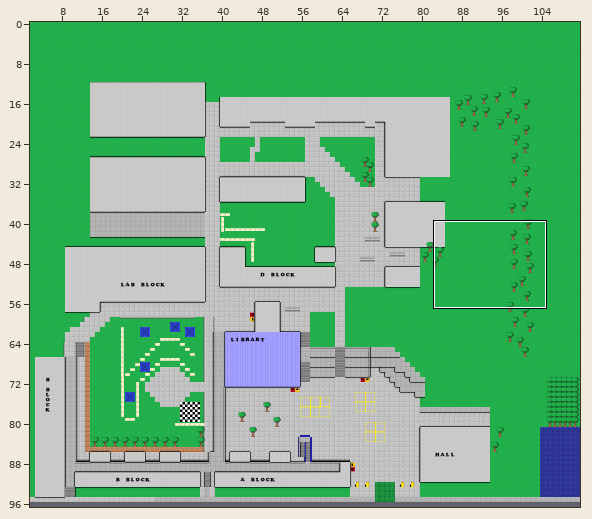
Tiled map, stored at assets/tiles/qhhs map.tmx. The picture above shows the old version from afar; the outline marks the close-up.
Close-up. The starting point:
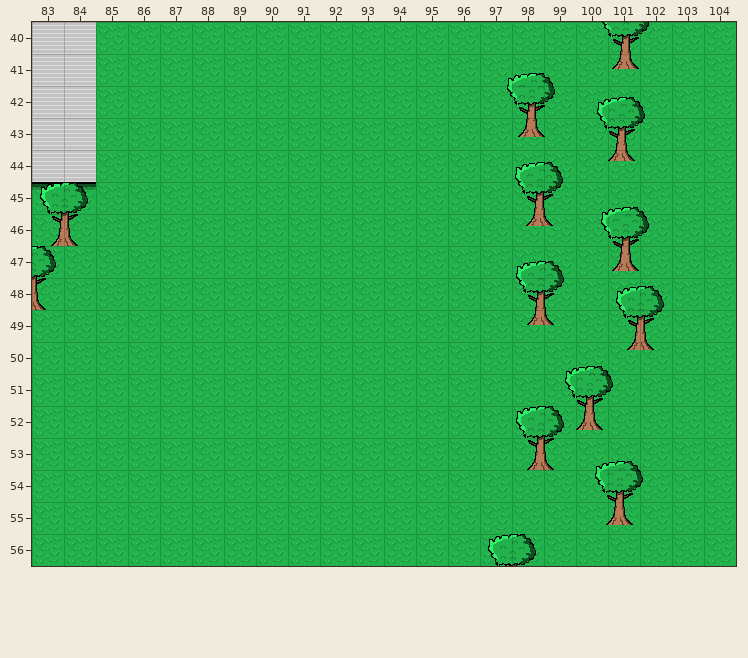
Cells are 32x32 px. Shown: x 83..104, y 40..56. The commit also changed other parts of the map, which this record leaves out.
Once edited:
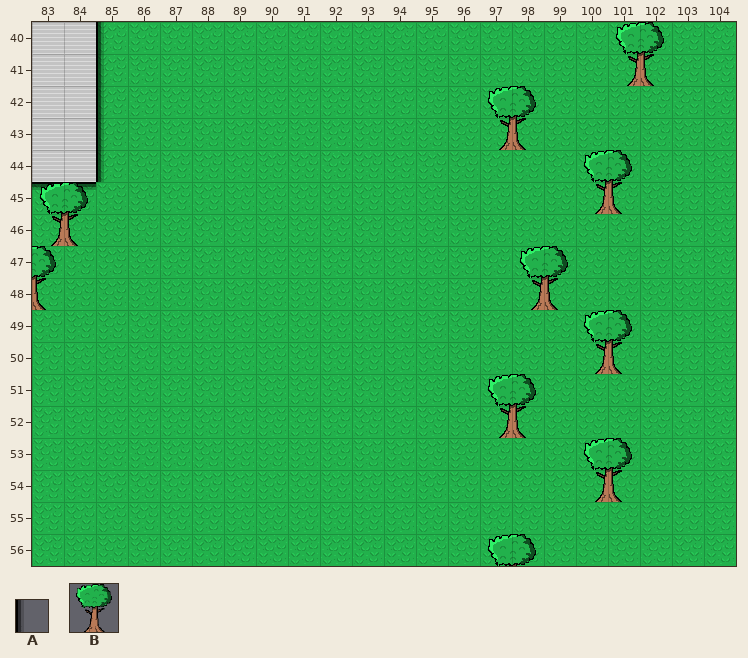
Key: from "shadow": A 0 turned 90; from "tree": B 0.
_ is an empty cell, . an unchanged one.
Objects are placed by their top-left corner, in cells (3,4 is the top-left corner of cell 3,4); size is 1x1 cell unless given.
What changed:
--- layer "Tile Layer 6"
@@ x 85..85 @@
-40 _
-41 _
-42 _
-43 _
-44 _
+40 A
+41 A
+42 A
+43 A
+44 A
--- layer "buildings"
@@ x 101..101 @@
-41 _
+41 B
@@ x 97..97 @@
-43 _
+43 B
@@ x 100..100 @@
-45 _
+45 B
@@ x 98..98 @@
-48 _
+48 B
@@ x 100..100 @@
-50 _
+50 B
@@ x 97..97 @@
-52 _
+52 B
@@ x 100..100 @@
-54 _
+54 B
--- layer "Object Layer 1" (removed)
-B at 100.5,39.5 size 2x2
-B at 97.6,41.6 size 2x2
-B at 100.4,42.3 size 2x2
-B at 97.8,44.4 size 2x2
-B at 100.5,45.8 size 2x2
-B at 97.9,47.5 size 2x2
-B at 101,48.2 size 2x2
-B at 99.4,50.8 size 2x2
-B at 97.9,52 size 2x2
-B at 100.3,53.7 size 2x2
Changed places in both close-ups, as pixel boxes (x1, y1, x2, y2):
added: (96, 22, 104, 182)
changed: (488, 22, 664, 525)
